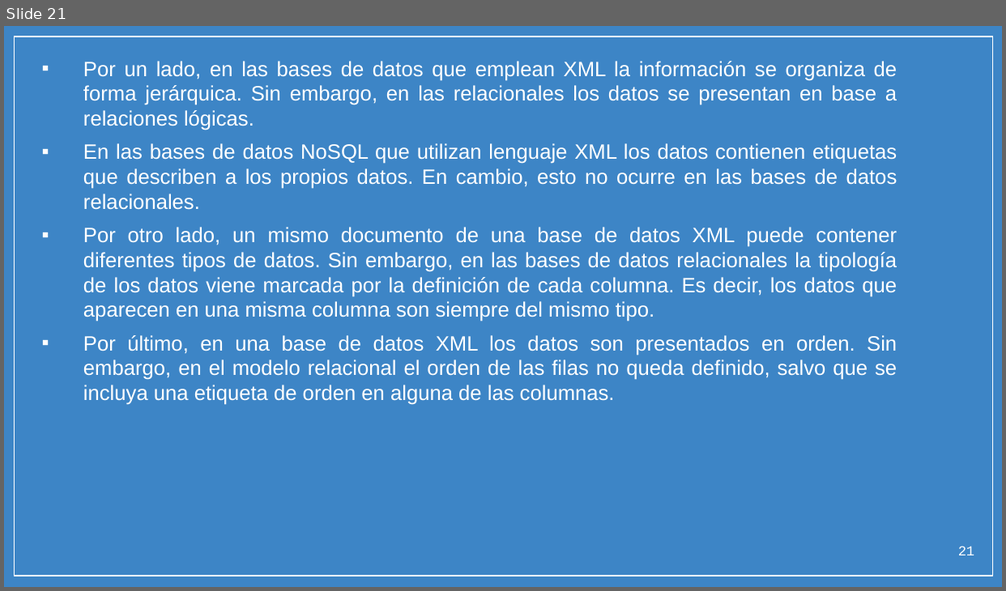
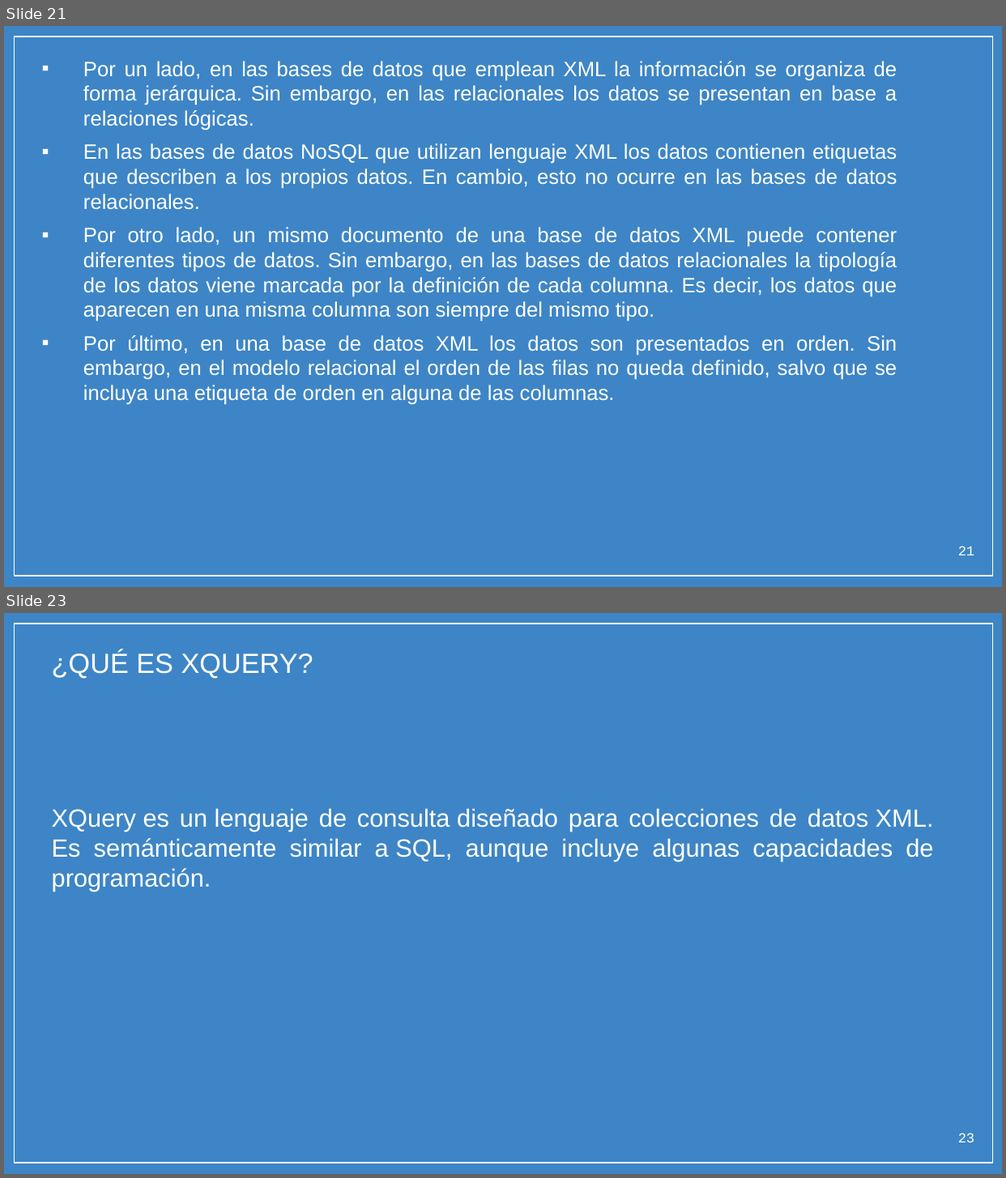
Before and after one commit to micarsan/DAW1-CSS_Avanzado, a slide deck: xml/PARTE_1_STORY_01_Y_02_XML_y_RSS.pptx. Shown one above the other, each under a label of ours: slide 21 before the commit, slides 21 and 23 after it; the slides between them are not shown. The pictures are 1006x591 and 1006x1178 pixels, drawn with LibreOffice and Linux fonts; fonts in the diff are those of the drawing; background and template pictures are left out. Boxes give left, top, right and bottom in pixels: in the first picture for what was removed or moved away, otherwise in the second. Text is boxed around its words. In the diff, an @@ line names an element or a change of style, - is before the commit and + after.

Commit message:
Update PARTE_1_STORY_01_Y_02_XML_y_RSS.pptx
Se ha terminado el Power Point con la parte de XQuery que pedía.

```diff
--- a/xml/PARTE_1_STORY_01_Y_02_XML_y_RSS.pptx
+++ b/xml/PARTE_1_STORY_01_Y_02_XML_y_RSS.pptx
@@ slide 23 added at box(4, 613, 1002, 1174), background picture (left out); not listed: 1 template element that a slide beside it also shows @@
@@ text added at box(52, 651, 934, 892), 18 pt, text #FFFFFF @@
+¿QUÉ ES XQUERY?
+XQuery es un lenguaje de consulta diseñado para colecciones de datos XML. Es semánticamente similar a SQL, aunque incluye algunas capacidades de programación.
@@ page number added at box(958, 1133, 974, 1143), 10 pt, text #FFFFFF @@
+23
```
Also in this commit, not shown: 11 slides changed, 3 other slides added.
